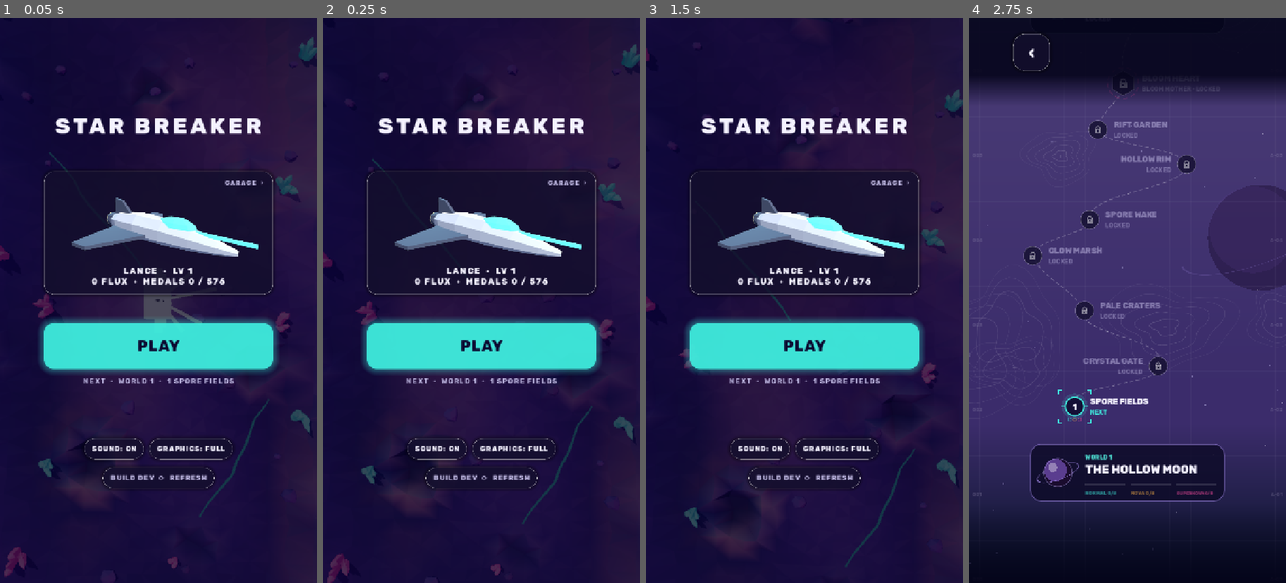
Above: before the commit, frames 1-4 (left to right).
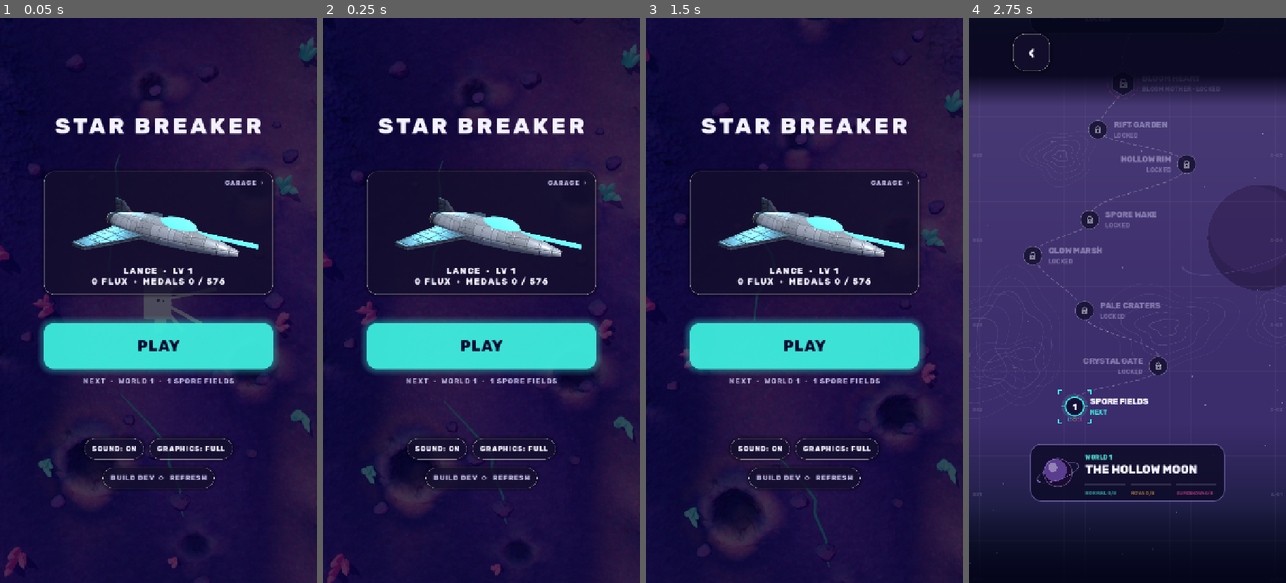
Above: after the commit, the same moments.

Repository: guillaumefont/games
Game: Godot game, scene res://scenes/boot.tscn
Same seed, same stepped clock (60 frames per second), same inputs: the game is played once before the commit and once after it.
Inputs:
- Up to frame 1 (0.05 s): no input
- Up to frame 2 (0.25 s): no input
- Up to frame 3 (1.5 s): click "PLAY" at 0.5 s; click "‹" at 1.25 s
- Up to frame 4 (2.75 s): click "PLAY" at 2 s

The runs differ from the first frame. In frame 1, 2.4% of the frame differs, in the area x 5-94%, y 8-100%; in frame 2, 2.3%; in frame 3, 2.4%, in the area x 3-96%, y 3-97%; in frame 4, nothing differs.

Commit message:
Star Breaker: detailed look sample on world 1 (textured ground, rounded models)
A sample to judge, not for merging: world 1 gets a ground shader with tiling
dust and rock textures and surface relief on a finer, rounded mesh; cliffs and
boulders are rounded; hull, creature and rock materials get a surface texture;
curved model parts get twice the segments and shared normals. The textures are
generated by tools/make_textures.py. The canyon run keeps the old ground.

Co-Authored-By: Claude Fable 5.2 <noreply@anthropic.com>
Claude-Session: https://claude.ai/code/session_01VxP4fpoxk96DfLK7mWdjr1

Diff:
--- a/star-breaker/scripts/geo.gd
+++ b/star-breaker/scripts/geo.gd
@@ -5,6 +5,10 @@
 ## transformed before being baked into an ArrayMesh.
 
 static var _cache: Dictionary = {}
+## The detailed look: curved shapes get twice the segments and shared, rounded normals
+## (faces that meet at more than `CREASE` stay a hard edge).
+static var detail := true
+const CREASE := 0.62
 
 
 ## Returns a cached mesh, building it with `f` the first time `key` is asked for.
@@ -111,6 +115,8 @@
 ## Each section is [x, half height, half depth, centre y]; sections must be ordered by x.
 ## The first ring vertex sits half a step off the top so the hull has a flat spine.
 static func loft(secs: Array, seg: int) -> Array:
+	if detail:
+		seg *= 2
 	var rings := []
 	for s in secs:
 		var r := []
@@ -140,7 +146,31 @@
 	return tris
 
 
+## Rounds the normals of faces that meet at a shallow angle, leaving real edges sharp.
+static func _rounded(verts: PackedVector3Array, norms: PackedVector3Array) -> PackedVector3Array:
+	var at := {}
+	for i in verts.size():
+		var key := (verts[i] * 200.0).round()
+		if not at.has(key):
+			at[key] = []
+		at[key].append(i)
+	var out := PackedVector3Array()
+	out.resize(norms.size())
+	for i in verts.size():
+		var sum := Vector3.ZERO
+		var seen := []
+		for k in at[(verts[i] * 200.0).round()]:
+			var nk: Vector3 = norms[k]
+			if nk.dot(norms[i]) > CREASE and not seen.has(nk):
+				seen.append(nk)
+				sum += nk
+		out[i] = sum.normalized()
+	return out
+
+
 static func _mesh(verts: PackedVector3Array, norms: PackedVector3Array) -> ArrayMesh:
+	if detail and verts.size() > 0:
+		norms = _rounded(verts, norms)
 	var arrays := []
 	arrays.resize(Mesh.ARRAY_MAX)
 	arrays[Mesh.ARRAY_VERTEX] = verts
@@ -228,6 +258,8 @@
 
 ## Cylinder along Y, centred on the origin (top radius 0 gives a cone).
 static func cyl(rt: float, rb: float, h: float, seg: int) -> Array:
+	if detail:
+		seg *= 2
 	var tris := []
 	var top := []
 	var bot := []
@@ -284,6 +316,9 @@
 
 ## Upper half of a low poly sphere (open at the bottom).
 static func hemi(r: float, wseg: int, hseg: int) -> Array:
+	if detail:
+		wseg *= 2
+		hseg *= 2
 	var tris := []
 	for j in hseg:
 		var t0 := float(j) / hseg * PI / 2.0
@@ -307,6 +342,9 @@
 
 ## Ring tube around the Z axis (ring radius `R`, tube radius `r`).
 static func torus(R: float, r: float, seg: int, side: int) -> Array:
+	if detail:
+		seg *= 2
+		side *= 2
 	var tris := []
 	for i in seg:
 		var a0 := float(i) / seg * TAU
--- a/star-breaker/scripts/models.gd
+++ b/star-breaker/scripts/models.gd
@@ -58,6 +58,19 @@
 	(M.disc as BaseMaterial3D).no_depth_test = true
 	(M.disc as BaseMaterial3D).render_priority = 1
 
+	if Geo.detail:
+		_surface(["hull", "hull_dark", "steel", "steel_dark", "plate", "plate2", "armor", "gate", "shell", "rust", "hazard",
+				"fort_a", "fort_b", "fort_trim", "fort_dark"], "hull", 0.16, 0.42, 0.3)
+		_surface(["spore", "spore_dark", "flesh", "flesh_dark", "bone", "beetle", "moth", "core_skin", "petal", "chitin", "wasp_y",
+				"sac", "wing", "pod"], "hide", 0.2, 0.55, 0.0)
+		for k in ["rock", "rock2", "ice_rock", "ice_rock2", "metal_rock", "metal_rock2", "magma_rock", "magma_rock2", "hive_rock", "hive_rock2"]:
+			var m := M[k] as BaseMaterial3D
+			m.uv1_triplanar = true
+			m.uv1_scale = Vector3.ONE * 0.08
+			m.normal_enabled = true
+			m.normal_texture = load("res://assets/tex/rock.png")
+			m.normal_scale = 1.6
+
 	var g := Gradient.new()
 	g.set_offset(0, 0.0)
 	g.set_color(0, Color(1, 1, 1, 1))
@@ -73,6 +86,21 @@
 	gt.fill_to = Vector2(1.0, 0.5)
 	glow_tex = gt
 	font_bold = load("res://assets/fonts/rubik-latin-800-normal.woff2")
+
+
+## Gives materials a surface: a tiling shade and relief texture wrapped round the model.
+static func _surface(keys: Array, tex: String, scale: float, rough: float, metal: float) -> void:
+	for k in keys:
+		var m := M[k] as BaseMaterial3D
+		m.uv1_triplanar = true
+		m.uv1_scale = Vector3.ONE * scale
+		m.albedo_texture = load("res://assets/tex/%s_a.png" % tex)
+		m.normal_enabled = true
+		m.normal_texture = load("res://assets/tex/%s_n.png" % tex)
+		m.normal_scale = 1.4
+		m.roughness = rough
+		m.metallic = metal
+		m.texture_filter = BaseMaterial3D.TEXTURE_FILTER_LINEAR_WITH_MIPMAPS_ANISOTROPIC
 
 
 static func std(c: String, e: String = "", ei := 0.0) -> StandardMaterial3D:
@@ -246,8 +274,8 @@
 
 static func drifter() -> Node3D:
 	var g := Node3D.new()
-	g.add_child(mesh(geo("dr", func(): return Geo.dodeca(3.1)), M.spore))
-	var tg := geo("drT", func(): return Geo.xf(Geo.tetra(1.4), Geo.move(0, 3, 0)))
+	g.add_child(mesh(geo("dr", func(): return Geo.ico(3.1, 2) if Geo.detail else Geo.dodeca(3.1)), M.spore))
+	var tg := geo("drT", func(): return Geo.xf(Geo.cone(1.0, 2.6, 5), Geo.move(0, 3.6, 0)) if Geo.detail else Geo.xf(Geo.tetra(1.4), Geo.move(0, 3, 0)))
 	for i in 3:
 		var t := mesh(tg, M.spore_dark)
 		t.rotation.z = i * 2.09
--- a/star-breaker/scripts/terrain.gd
+++ b/star-breaker/scripts/terrain.gd
@@ -253,6 +253,10 @@
 	var row_t := 0
 	var node: Node3D
 	var _shape := {}  ## corner (x, y) -> [the ground's broad normal there, how hollow it is]
+	var fine := false  ## the detailed look: twice the grid, rounded normals, no jitter
+	var cols: Array = COLS
+	var rows := ROWS
+	var off := 0  ## rows kept before row 0 (the neighbours the normals need)
 
 	func _init(c_: int, len_: float, pal_: Dictionary, mats_: Dictionary) -> void:
 		c = c_
@@ -261,17 +265,26 @@
 		pc = Terrain.colors(pal)
 		mats = mats_
 		y0 = c * len
+		if Geo.detail and pal.has("detail"):
+			fine = true
+			rows = ROWS * 2
+			off = 1
+			cols = []
+			for i in COLS.size() - 1:
+				cols.append(COLS[i])
+				cols.append((COLS[i] + COLS[i + 1]) * 0.5)
+			cols.append(COLS[-1])
 
 	## Does the next slice of work; true once `node` is ready.
 	func step() -> bool:
-		if pts.size() < ROWS + 1:
-			for k in 4:
-				if pts.size() < ROWS + 1:
-					pts.append(_row(pts.size()))
+		if pts.size() < rows + 1 + off * 2:
+			for k in (3 if fine else 4):
+				if pts.size() < rows + 1 + off * 2:
+					pts.append(_row(pts.size() - off))
 			return false
-		if row_t < ROWS:
-			for k in 4:
-				if row_t < ROWS:
+		if row_t < rows:
+			for k in (2 if fine else 4):
+				if row_t < rows:
 					_tris(row_t)
 					row_t += 1
 			return false
@@ -280,15 +293,17 @@
 
 	func _row(j: int) -> Array:
 		var row := []
-		var ly := len * j / ROWS
-		for i in COLS.size():
-			var x: float = COLS[i]
+		var ly := len * j / rows
+		for i in cols.size():
+			var x: float = cols[i]
 			# jitter inner vertices so the grid never reads as a grid (same in every chunk)
 			var jx := 0.0
 			var jy := 0.0
-			if i > 0 and i < COLS.size() - 1:
+			if fine:
+				pass
+			elif i > 0 and i < COLS.size() - 1:
 				jx = (Terrain.h2(x, y0 + ly) - 0.5) * 3.0
-			if j > 0 and j < ROWS:
+			if not fine and j > 0 and j < ROWS:
 				jy = (Terrain.h2(x + 7.0, y0 + ly) - 0.5) * 2.4
 			row.append(Vector3(x + jx, ly + jy, Terrain.height(x + jx, y0 + ly + jy)))
 		return row
@@ -307,12 +322,25 @@
 		var sh: Array = _shape[key]
 		return Terrain.grade(pc, col, sh[0], sh[1])
 
+	## The ground's rounded normal at grid point (i, j), from its neighbours.
+	func _nrm(i: int, j: int) -> Vector3:
+		var a: Vector3 = pts[j + off][maxi(i - 1, 0)]
+		var b: Vector3 = pts[j + off][mini(i + 1, cols.size() - 1)]
+		var d: Vector3 = pts[j + off - 1][i]
+		var e: Vector3 = pts[j + off + 1][i]
+		return (b - a).cross(e - d).normalized()
+
 	func _tris(j: int) -> void:
-		for i in COLS.size() - 1:
-			var a: Vector3 = pts[j][i]
-			var b: Vector3 = pts[j][i + 1]
-			var d: Vector3 = pts[j + 1][i]
-			var e: Vector3 = pts[j + 1][i + 1]
+		var nr := {}
+		if fine:
+			for i in cols.size():
+				nr[pts[j + off][i]] = _nrm(i, j)
+				nr[pts[j + off + 1][i]] = _nrm(i, j + 1)
+		for i in cols.size() - 1:
+			var a: Vector3 = pts[j + off][i]
+			var b: Vector3 = pts[j + off][i + 1]
+			var d: Vector3 = pts[j + off + 1][i]
+			var e: Vector3 = pts[j + off + 1][i + 1]
 			# alternate the diagonal so the facets don't line up
 			var flip := (i + j + c) % 2 == 0
 			var tris := [[a, b, e], [a, e, d]] if flip else [[a, b, d], [b, e, d]]
@@ -333,7 +361,9 @@
 				var rd := absf(rv.x)
 				var rc: Color = pc.river[int(rv.y)]
 				var rk := exp(-pow(rd / 15.0, 2.0)) * 0.55 if rd < 30.0 else 0.0
-				if not pc.has("warm"):
+				if fine:
+					ground.tri3n(p0, p1, p2, _graded(col, p0).lerp(rc, rk), _graded(col, p1).lerp(rc, rk), _graded(col, p2).lerp(rc, rk), nr[p0], nr[p1], nr[p2], Vector3.BACK)
+				elif not pc.has("warm"):
 					ground.tri(p0, p1, p2, col.lerp(rc, rk), Vector3.BACK)
 				else:
 					# the painted light is worked out at each corner and blends across the
@@ -496,16 +526,46 @@
 ## A squashed faceted boulder (an icosahedron with jittered vertices).
 static func _boulder(acc: Acc, at: Vector3, r: float, rng: RandomNumberGenerator, pal: Dictionary) -> void:
 	var col := Color(pal.t_rock).darkened(rng.randf_range(0.0, 0.2))
+	var fine: bool = Geo.detail and pal.has("detail")
 	var jit := {}
-	for t in Geo.ico(1.0):
+	var seed_v := Vector3(rng.randf(), rng.randf(), rng.randf()) * 9.0
+	for t in Geo.ico(1.0, 2 if fine else 0):
 		var tri := []
+		var nrm := []
 		for vv in t:
 			var key: Vector3 = (vv * 100.0).round()
 			if not jit.has(key):
-				jit[key] = vv * (1.0 + rng.randf_range(-0.22, 0.22))
+				if fine:
+					# a lumpy rounded stone: low swells instead of facets
+					jit[key] = vv * (1.0 + 0.16 * sin(vv.x * 3.1 + seed_v.x) * sin(vv.y * 2.7 + seed_v.y) + 0.1 * sin(vv.z * 4.3 + seed_v.z))
+				else:
+					jit[key] = vv * (1.0 + rng.randf_range(-0.22, 0.22))
 			var q: Vector3 = jit[key]
 			tri.append(at + Vector3(q.x * r * 1.2, q.y * r, q.z * r * 0.7))
-		acc.convex(tri[0], tri[1], tri[2], col, at)
+			nrm.append(Vector3(q.x / 1.2, q.y, q.z / 0.7).normalized())
+		if fine:
+			acc.tri3n(tri[0], tri[1], tri[2], col, col, col, nrm[0], nrm[1], nrm[2], (tri[0] + tri[1] + tri[2]) / 3.0 - at)
+		else:
+			acc.convex(tri[0], tri[1], tri[2], col, at)
+
+
+## Adds a grid of points as one rounded surface facing `dir`, with a colour at each point.
+static func _sheet(acc: Acc, g: Array, col: Array, dir: Vector3) -> void:
+	var nr := []
+	for j in g.size():
+		var row := []
+		for k in g[j].size():
+			var a: Vector3 = g[j][maxi(k - 1, 0)]
+			var b: Vector3 = g[j][mini(k + 1, g[j].size() - 1)]
+			var c: Vector3 = g[maxi(j - 1, 0)][k]
+			var d: Vector3 = g[mini(j + 1, g.size() - 1)][k]
+			var n := (b - a).cross(d - c).normalized()
+			row.append(n if n.dot(dir) > 0.0 else -n)
+		nr.append(row)
+	for j in g.size() - 1:
+		for k in g[j].size() - 1:
+			acc.tri3n(g[j][k], g[j][k + 1], g[j + 1][k + 1], col[j][k], col[j][k + 1], col[j + 1][k + 1], nr[j][k], nr[j][k + 1], nr[j + 1][k + 1], dir)
+			acc.tri3n(g[j][k], g[j + 1][k + 1], g[j + 1][k], col[j][k], col[j + 1][k + 1], col[j + 1][k], nr[j][k], nr[j + 1][k + 1], nr[j + 1][k], dir)
 
 
 static func _mi(m: ArrayMesh, mat: Material, shadows: bool) -> MeshInstance3D:
@@ -514,6 +574,69 @@
 	mi.material_override = mat
 	mi.cast_shadow = GeometryInstance3D.SHADOW_CASTING_SETTING_ON if shadows else GeometryInstance3D.SHADOW_CASTING_SETTING_OFF
 	return mi
+
+
+## The detailed ground: the mesh's colours carry the palette and the painted light, and two
+## tiling textures give it a surface (dust and pebbles on the flats, cracked rock on slopes
+## and cliff faces) with relief that catches the sun. `scroll` pins the textures to the ground.
+const GROUND_SHADER := """
+shader_type spatial;
+render_mode cull_disabled;
+uniform sampler2D rock : repeat_enable, filter_linear_mipmap_anisotropic;
+uniform sampler2D dust : repeat_enable, filter_linear_mipmap_anisotropic;
+uniform float scroll = 0.0;
+varying vec3 wp;
+varying vec3 wn;
+
+void vertex() {
+	wp = (MODEL_MATRIX * vec4(VERTEX, 1.0)).xyz;
+	wp.y += scroll;
+	wn = normalize((MODEL_MATRIX * vec4(NORMAL, 0.0)).xyz);
+}
+
+void fragment() {
+	vec3 n = normalize(wn);
+	float slope = 1.0 - abs(n.z);
+	// flats: drifts of dust at two sizes, so the tiling never lines up
+	vec4 d1 = texture(dust, wp.xy / 46.0);
+	vec4 d2 = texture(dust, vec2(wp.x * 0.8 + wp.y * 0.6, wp.y * 0.8 - wp.x * 0.6) / 17.0);
+	vec4 r = texture(rock, wp.xy / 58.0);
+	vec2 bump = (d1.rg - 0.5) * 1.5 + (d2.rg - 0.5) * 0.7;
+	float shade = d1.b * 0.9 + d2.b * 0.6;
+	float cav = d1.a * 0.6 + d2.a * 0.4;
+	// bare rock shows through on slopes, breaking in along the dust's hollows
+	float rk = smoothstep(0.03, 0.16, slope + (cav - 0.5) * 0.08 + (r.a - 0.5) * 0.06);
+	bump = mix(bump, (r.rg - 0.5) * 2.6, rk);
+	shade = mix(shade, r.b * 1.45, rk);
+	cav = mix(cav, r.a, rk);
+	vec3 pn = normalize(n + vec3(bump.x, -bump.y, 0.0) * 0.9);
+	// cliff faces: the rock again, laid along the face in stretched layers
+	float side = smoothstep(0.5, 0.8, slope);
+	if (side > 0.0) {
+		float along = abs(n.x) > abs(n.y) ? wp.y : wp.x;
+		vec4 f = texture(rock, vec2(along / 70.0, wp.z / 22.0));
+		vec3 t = abs(n.x) > abs(n.y) ? vec3(0.0, 1.0, 0.0) : vec3(1.0, 0.0, 0.0);
+		vec3 fn = normalize(n + (t * (f.r - 0.5) + vec3(0.0, 0.0, 1.0) * (0.5 - f.g)) * 2.4);
+		pn = normalize(mix(pn, fn, side));
+		shade = mix(shade, f.b * 1.45, side);
+		cav = mix(cav, f.a, side);
+	}
+	ALBEDO = COLOR.rgb * shade * mix(0.9, 1.4, cav);
+	ROUGHNESS = 0.88;
+	SPECULAR = 0.35;
+	NORMAL = normalize((VIEW_MATRIX * vec4(pn, 0.0)).xyz);
+}
+"""
+
+
+static func detail_ground_mat() -> ShaderMaterial:
+	var sh := Shader.new()
+	sh.code = GROUND_SHADER
+	var m := ShaderMaterial.new()
+	m.shader = sh
+	m.set_shader_parameter("rock", load("res://assets/tex/rock.png"))
+	m.set_shader_parameter("dust", load("res://assets/tex/dust.png"))
+	return m
 
 
 ## The ground material: lit, flat shaded, coloured per face.
@@ -581,6 +704,16 @@
 		col.append(ca)
 		col.append(cc)
 		col.append(cb)
+
+	## Adds triangle a, b, c facing `dir` with a colour and a normal at each corner.
+	func tri3n(a: Vector3, b: Vector3, c: Vector3, ca: Color, cb: Color, cc: Color, na: Vector3, nb: Vector3, nc: Vector3, dir: Vector3) -> void:
+		var k := v.size()
+		tri3(a, b, c, ca, cb, cc, dir)
+		if v.size() == k:
+			return
+		for i in 3:
+			var p: Vector3 = v[k + i]
+			n[k + i] = na if p == a else (nb if p == b else nc)
 
 	## Adds triangle a, b, c facing away from `center`.
 	func convex(a: Vector3, b: Vector3, c: Vector3, color: Color, center: Vector3) -> void:
@@ -655,6 +788,23 @@
 			var jx := (h2(wy, m * 5.3 - s) - 0.5) * 2.6 if m > 0 else 0.0
 			face.append(Vector3(e.x - s * (float(FACE_OUT[m]) + jx), e.y, FACE_Z[m]))
 		faces.append(face)
+	if Geo.detail and pal.has("detail"):
+		# the detailed look: one rounded surface, coloured by height and depth, no facets
+		var tc := []
+		var fc := []
+		for j in rows.size():
+			var a := []
+			var b := []
+			for k in TOP_OFF.size():
+				var p: Vector3 = tops[j][k]
+				a.append(Color(pal.c_top).lerp(Color(pal.c_top2), float(k) / TOP_OFF.size()).darkened(0.12).lightened(clampf(p.z / 40.0, 0.0, 1.0) * 0.3))
+			for m in FACE_Z.size():
+				b.append(Color(pal.c_face).darkened(float(m) * 0.12))
+			tc.append(a)
+			fc.append(b)
+		_sheet(acc, tops, tc, Vector3.BACK)
+		_sheet(acc, faces, fc, Vector3(-s, 0, 0.35))
+		return
 	for j in rows.size() - 1:
 		var wy := wy0 + (rows[j][0] as Vector3).y
 		for k in TOP_OFF.size() - 1:
--- a/star-breaker/scripts/vgame.gd
+++ b/star-breaker/scripts/vgame.gd
@@ -111,7 +111,7 @@
 ## into the ground (Terrain.grade), a little more contrast.
 const LOOKS := [{sun = "ffc890", amb = "2c58c8", fog = "0a1236", t_low = "0a1c4e", t_low2 = "1e1658", t_mid = "3a2e8a", t_high = "d07ab0",
 	t_cliff = "141a4c", t_rock = "5a4aa4", c_top = "6c4eb4", c_top2 = "3a2c7c", c_face = "141a50", river_a = "3ff0e0", river_b = "ff4fa3",
-	warm = "f09a8c", cool = "0c2470", sun_e = 1.5, amb_e = 0.6, contrast = 1.08, sat = 1.08,
+	detail = true, warm = "f09a8c", cool = "0c2470", sun_e = 1.5, amb_e = 0.6, contrast = 1.08, sat = 1.08,
 	cry = ["6ff3e6", "2fd6c8", "ff7ac0", "ff2f8f"], fis = ["c0408a", "3fb8b0"], lip = ["b9a8ff", "8f6bff"]},
 	{sun = "fff0dc", amb = "3a70d0", fog = "0a1a34", t_low = "0e2248", t_low2 = "142e5c", t_mid = "3a5c8c", t_high = "c4e0f4",
 	t_cliff = "12244a", t_rock = "56769c", c_top = "8aaccc", c_top2 = "56769a", c_face = "22406c", river_a = "bff6ff", river_b = "4fb8ff",
@@ -483,7 +483,7 @@
 	look = LOOKS[w]
 	if not _world_mats.has(w):
 		_world_mats[w] = {
-			ground = _ground_mats[0],
+			ground = Terrain.detail_ground_mat() if Geo.detail and look.has("detail") else _ground_mats[0],
 			crystals = [Terrain.crystal_mat(look.cry[0], look.cry[1], 0.9), Terrain.crystal_mat(look.cry[2], look.cry[3], 0.85)],
 			fissure_a = Models.basic(look.fis[0], 1.15), fissure_b = Models.basic(look.fis[1], 1.1),
 			river = Terrain.river_mat(1.9, 1.3, look.river_a, look.river_b), river_glow = Terrain.river_mat(0.3, 2.5, look.river_a, look.river_b),
@@ -667,7 +667,7 @@
 	_build_islands()
 	if sd.has("run"):
 		VRun.use(sd.course)
-		run_b = VRun.Builder.new(look, {ground = _terrain_mats.ground, lip = _lip_mat, glow = _terrain_mats.fissure_b})
+		run_b = VRun.Builder.new(look, {ground = _ground_mats[0], lip = _lip_mat, glow = _terrain_mats.fissure_b})
 		run_b.node.visible = false
 		world.add_child(run_b.node)
 		_run_built = false
@@ -2330,6 +2330,8 @@
 			_add_chunk(c, bl.node)
 	for c in chunks:
 		chunks[c].position = Vector3(0, c * CHUNK - scroll - H / 2.0, GROUND_Z - 50.0)
+	if _terrain_mats.ground is ShaderMaterial:
+		(_terrain_mats.ground as ShaderMaterial).set_shader_parameter("scroll", scroll + H / 2.0)
 
 
 func _add_chunk(c: int, g: Node3D) -> void:
Binary file added: star-breaker/assets/tex/dust.png
Not shown, added: star-breaker/assets/tex/dust.png.import
Binary file added: star-breaker/assets/tex/hide_a.png
Not shown, added: star-breaker/assets/tex/hide_a.png.import
Binary file added: star-breaker/assets/tex/hide_n.png
Not shown, added: star-breaker/assets/tex/hide_n.png.import
Binary file added: star-breaker/assets/tex/hull_a.png
Not shown, added: star-breaker/assets/tex/hull_a.png.import
Binary file added: star-breaker/assets/tex/hull_n.png
Not shown, added: star-breaker/assets/tex/hull_n.png.import
Binary file added: star-breaker/assets/tex/rock.png
Not shown, added: star-breaker/assets/tex/rock.png.import
